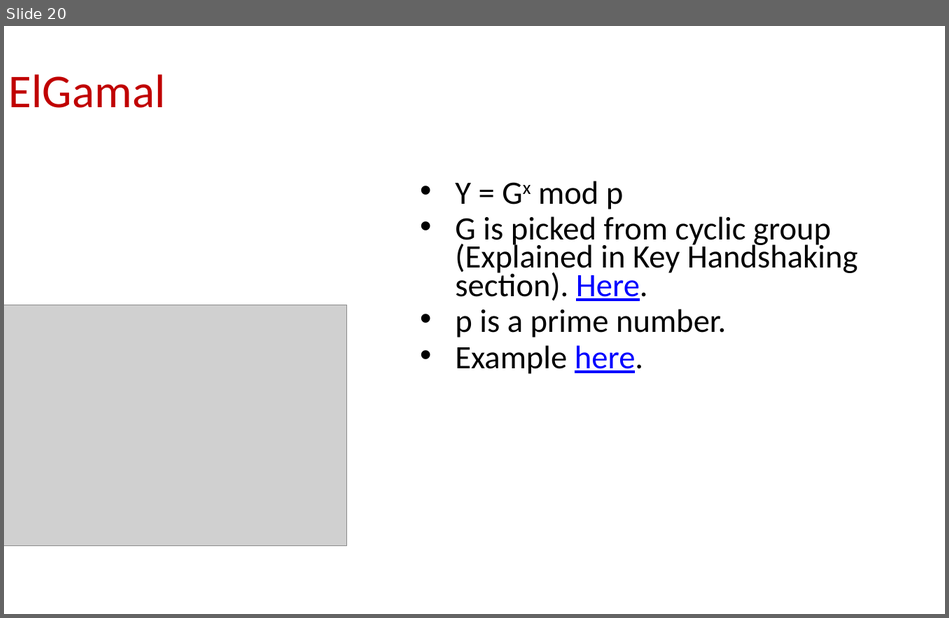
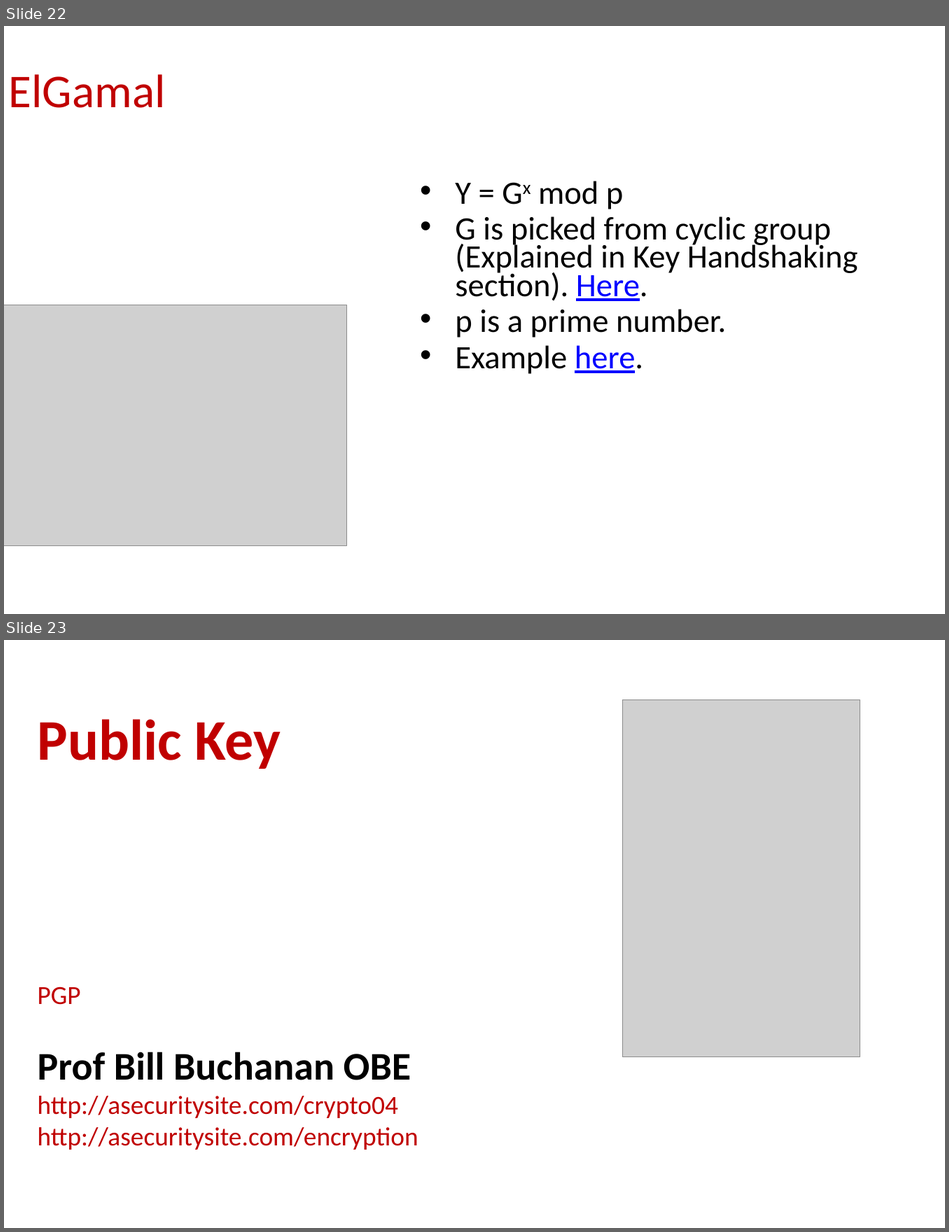
Before and after one commit to billbuchanan/cryptomasterclass, a slide deck: 03_public/lecture/data_public_msc.pptx. Shown one above the other, each under a label of ours: slide 20 before the commit, slides 22 and 23 after it. The pictures are 949x618 and 949x1232 pixels, drawn with LibreOffice and Linux fonts; fonts in the diff are those of the drawing; grey boxes stand for pictures. Boxes give left, top, right and bottom in pixels: in the first picture for what was removed or moved away, otherwise in the second. Text is boxed around its words. In the diff, an @@ line names an element or a change of style, - is before the commit and + after.

```diff
--- a/03_public/lecture/data_public_msc.pptx
+++ b/03_public/lecture/data_public_msc.pptx
@@ slide 23 added at <box>4,640,945,1228</box>, background #FFFFFF @@
@@ picture added at <box>622,700,859,1058</box> @@
@@ title added at <box>38,719,418,1150</box>, 20 pt, text #C00000 @@
+Public Key
+PGP
+Prof Bill Buchanan OBE
+http://asecuritysite.com/crypto04
+http://asecuritysite.com/encryption
@@ what was slide 20 is now slide 22 @@
```
Also in this commit, not shown: 2 slides changed, 3 other slides added, 5 other files.
